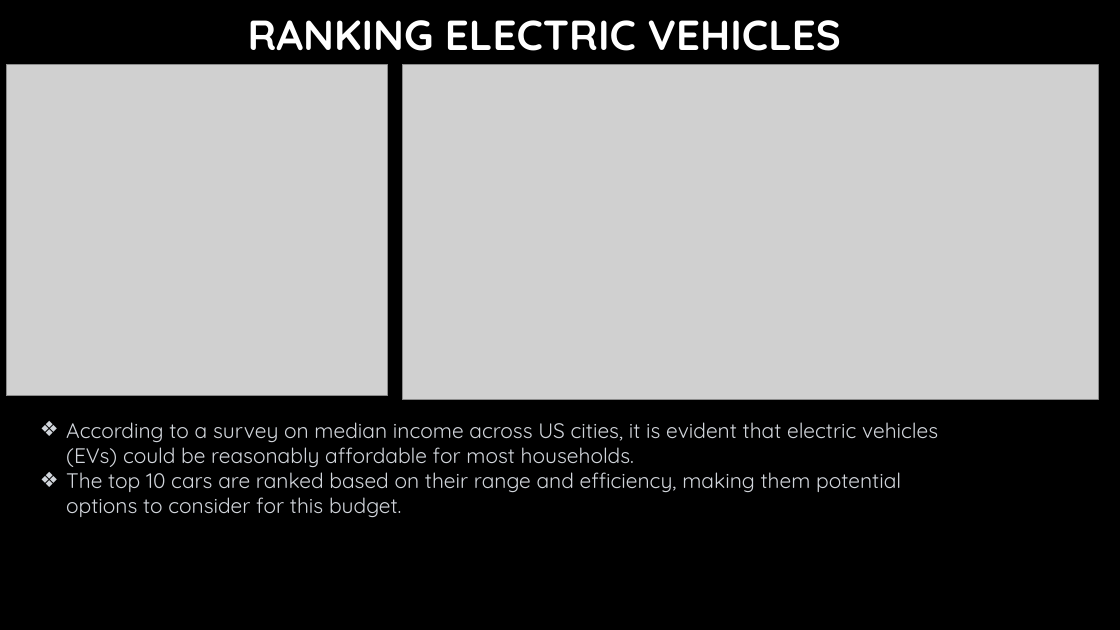
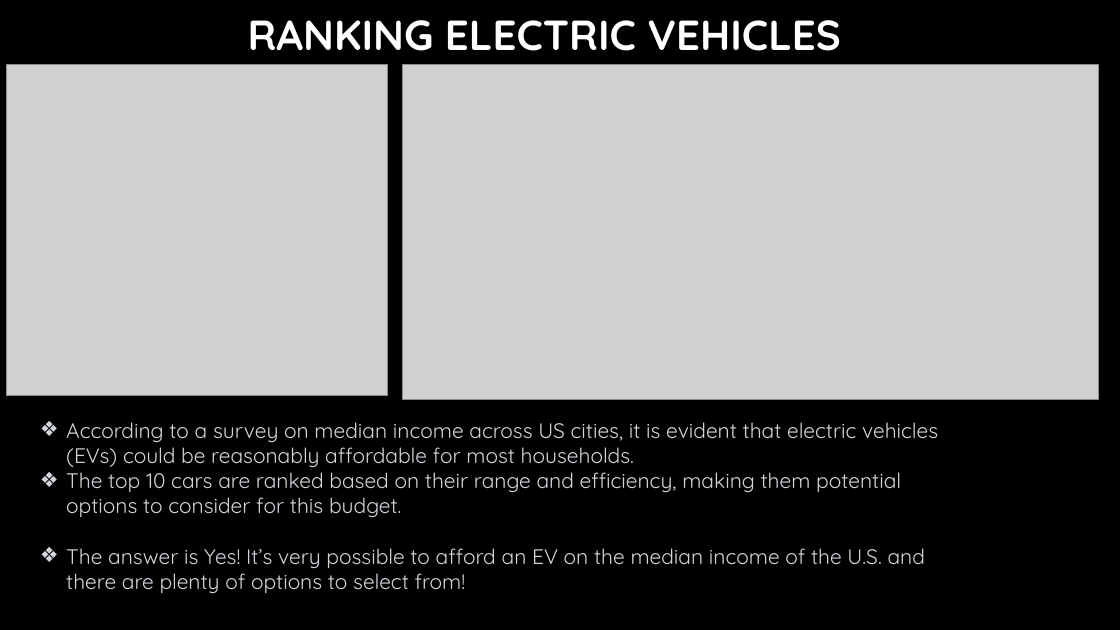
Before and after one commit to Jadium19/EVperformanceAnalysis, a slide deck: slide 8 of EV Slide Deck [Autosaved].pptx (slide 6 before the commit). Drawn at 1120x630 pixels with LibreOffice and Linux fonts; fonts in the diff are those of the drawing; grey boxes stand for pictures; background and template pictures are left out. Boxes give left, top, right and bottom in pixels: in the first picture for what was removed or moved away, otherwise in the second. Text is boxed around its words. In the diff, an @@ line names an element or a change of style, - is before the commit and + after.

```diff
--- a/EV Slide Deck [Autosaved].pptx
+++ b/EV Slide Deck [Autosaved].pptx
@@ text at (66, 548, 925, 593): paragraph added @@
+❖ The answer is Yes! It’s very possible to afford an EV on the median income of the U.S. and there are plenty of options to select from!
```
Also in this commit, not shown: 7 other slides changed, 6 slides added, 3 slides removed.
